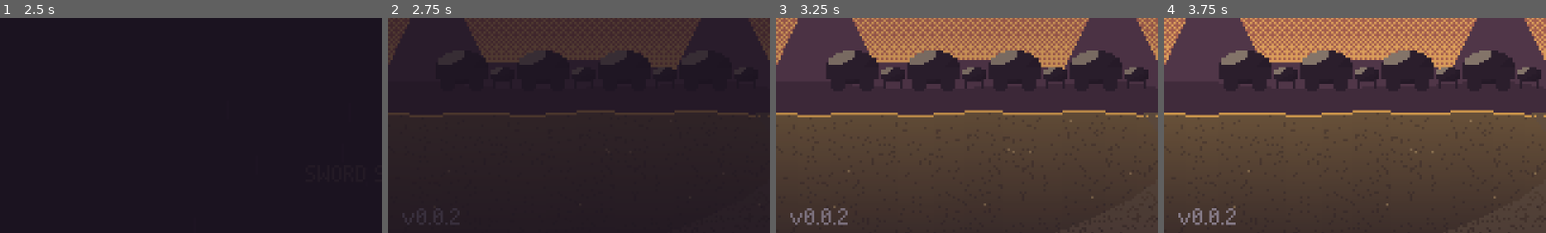
Above: before the commit, frames 1-4 (left to right).
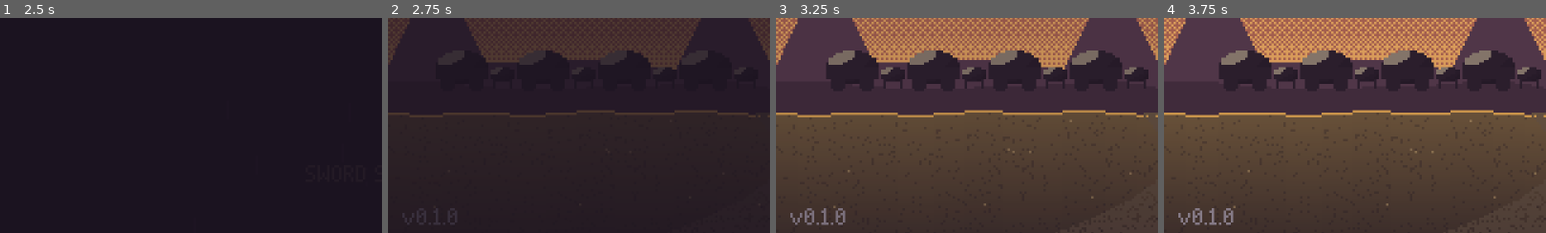
Above: after the commit, the same moments.

Repository: rodriguezric/the_caravan_thief
Game: Godot game, scene res://scenes/shell.tscn
Same seed, same stepped clock (60 frames per second), same inputs: the game is played once before the commit and once after it.
Inputs (mouse positions are % of the whole screen's width and height, from its top left):
- Up to frame 1 (2.5 s): tap Enter at 0.5, 2.1 s; move the mouse to (72, 45) at 0.52 s; hold Right (right) 0.53-1.25 s; tap Z (accept) at 0.6, 1.25 s; click (72, 45) at 0.67 s; tap Space at 0.77, 1.07 s; drag from (30, 55) to (45, 70) at 1.27 s; move the mouse to (60, 28) at 2.02 s; hold Right (right) from 2.03 s (still down)
- Up to frame 2 (2.75 s): keep holding Right (right)
- Up to frame 3 (3.25 s): release Right (right) at 2.75 s; drag from (45, 70) to (20, 35) at 2.77 s
- Up to frame 4 (3.75 s): move the mouse to (80, 65) at 3.52 s; hold Left (left) from 3.53 s (still down); tap J at 3.6 s
The pictures show only the part of the screen within x 0-50%, y 49-99%; the shares and areas given below are measured in that part.

Frame 1 is identical in both runs. In frame 2, 0.2% of the frame differs, in the area x 12-19%, y 89-96%; in frame 3, 0.3%, in the area x 11-19%, y 88-97%; in frame 4, 0.3%.

Commit message:
feature_factor_conversation_wheel

Diff:
--- a/project.godot
+++ b/project.godot
@@ -12,7 +12,7 @@
 
 config/name="The Caravan Thief"
 config/description="Sword Stories: The Caravan Thief. A heist JRPG about a thief, a cursed sword, and the difference between taking something and owning it."
-config/version="0.0.2"
+config/version="0.1.0"
 run/main_scene="res://scenes/shell.tscn"
 config/features=PackedStringArray("4.6")
 run/flush_stdout_on_print=true
--- a/scripts/story/story_act1.gd
+++ b/scripts/story/story_act1.gd
@@ -394,14 +394,73 @@
 	await s.say("ysa", "Thank you, traveller. Tam, say thank you.", "smile")
 	s.a("tam").hop(4.0)
 	await s.say("pilgrim_kid", "Thank you, sailor!", "grin")
-	# walking past the Factor on the way back
-	await s.walk("player", [Vector2i(20, 9), Vector2i(25, 9)], 50.0)
+	await _s1_help_factor()
+
+
+func _s1_help_factor() -> void:
+	## Walking back past the cream wagon, the Factor stops him. Rook doesn't
+	## have the blade yet; the Factor talks to him as if he already might.
+	var r := s.a("player")
+	var f := s.a("factor")
+	await s.walk("player", [Vector2i(20, 9), Vector2i(24, 9)], 50.0)
 	s.face_to("factor", "player")
 	await s.say("factor", "You have careful hands.", "")
+	r.set_mood("shock")
+	s.face_to("player", "factor")
+	await s.wait(0.3)
+	r.set_mood("")
+	r.gesture("cross", 1.2)
+	await s.say("rook", "Wheelwright's hands.", "smirk")
+	await s.walk("factor", [Vector2i(26, 9)], 22.0)
+	s.face_to("factor", "player")
+	await s.say("factor", "A wheelwright's hands are calloused across the palm. Yours are burned at the wrists. Rope, I think. Pulled tight, a long time ago.", "")
+	r.emote("sweat")
+	await s.think("Two people in one afternoon. He's going to start wearing gloves. He's going to start wearing a sack.")
+	await s.narrate("The Factor draws a folded cloth from his sleeve, cream like his robes, and holds it out. It smells of nothing at all.")
+	f.gesture("reach", 1.6)
+	await s.say("factor", "For the hands. The salt gets into old burns.", "smile")
+	var c := await s.choose("The cloth hangs between them. The Factor waits as if he has never once been in a hurry.", [
+		"Take it. Say thank you.", "Keep your hands to yourself.", "Ask him what's in the cream wagon."])
+	match c:
+		0:
+			Game.set_flag("factor_cloth")
+			r.gesture("reach", 0.8)
+			s.sfx("paper", 1.4, -12.0)
+			await s.say("rook", "...Thanks.", "")
+			await s.say("factor", "Manners. They're rarer on this road than water.", "smile")
+			await s.think("It's the softest thing he has ever held. He wants to give it back. He wants to keep it. Both at once. That's never a good sign.")
+		1:
+			r.shake_head()
+			await s.say("rook", "I'm fine. Salt's good for you. Keeps things.", "grin")
+			f.nod(1)
+			await s.say("factor", "It does. Fish. Meat. Grudges.", "smile")
+			await s.narrate("He folds the cloth away, corner to corner, exactly as it was.")
+			await s.say("factor", "Keeping things is my trade too, as it happens.", "")
+		_:
+			await s.say("rook", "So. The cream wagon. What's a man like you guarding out here with no guards?", "sly")
+			s.sfx("heartbeat", 0.8, -10.0)
+			f.face(2)
+			await s.wait(0.6)
+			s.face_to("factor", "player")
+			await s.say("factor", "Something that was lost once, and is kept now.", "")
+			await s.say("factor", "Kept things are not lost, you understand. Not even when they wander off. They only take the long way home.", "smile")
+			await s.think("That wasn't an answer. That was a door with a painted handle.")
+	# he looks past Rook, up at the ridge he came down from
+	f.face(1)
+	await s.wait(0.5)
+	s.face_to("factor", "player")
+	await s.say("factor", "You came down off that ridge. Most people who watch from ridges stay up there. Or come down after dark.", "")
+	r.gesture("shrug", 1.0)
+	await s.say("rook", "I'm a morning person.", "grin")
+	await s.say("factor", "Then I hope I see you in the morning.", "smile")
+	s.sfx("heartbeat", 1.0, -8.0)
+	await s.wait(0.4)
+	f.gesture("bow", 1.4)
+	await s.say("factor", "Good afternoon.", "smile")
+	await s.walk("player", [Vector2i(21, 9)], 46.0)
 	s.face_to("player", "factor")
 	r.emote("...")
-	await s.think("He wasn't looking at my hands. He was looking at my face the whole time.")
-	await s.say("factor", "Good afternoon.", "smile")
+	await s.think("He hasn't moved. He wasn't looking at my hands. He was looking at my face the whole time.")
 
 
 func _jackal_battle() -> Dictionary:
